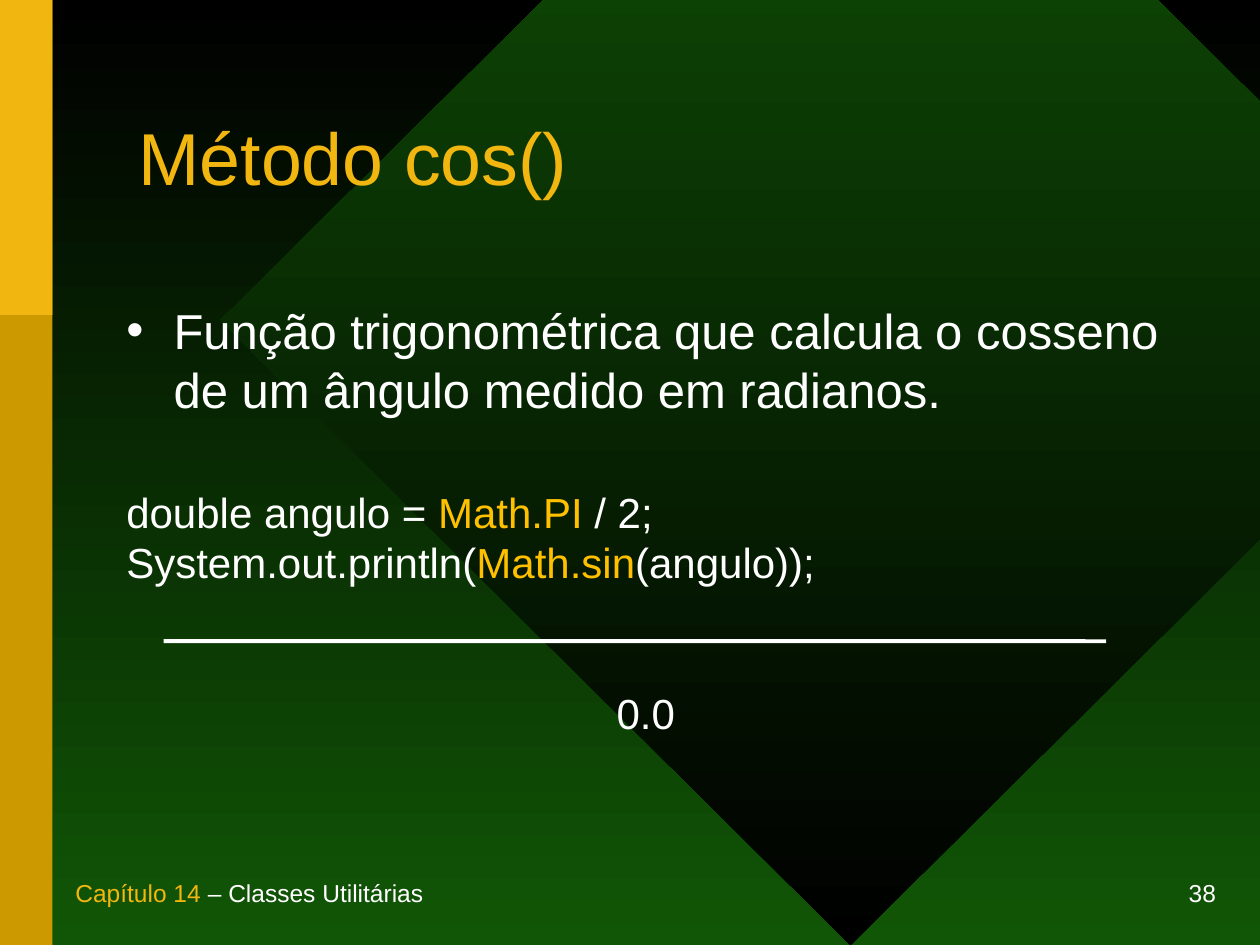
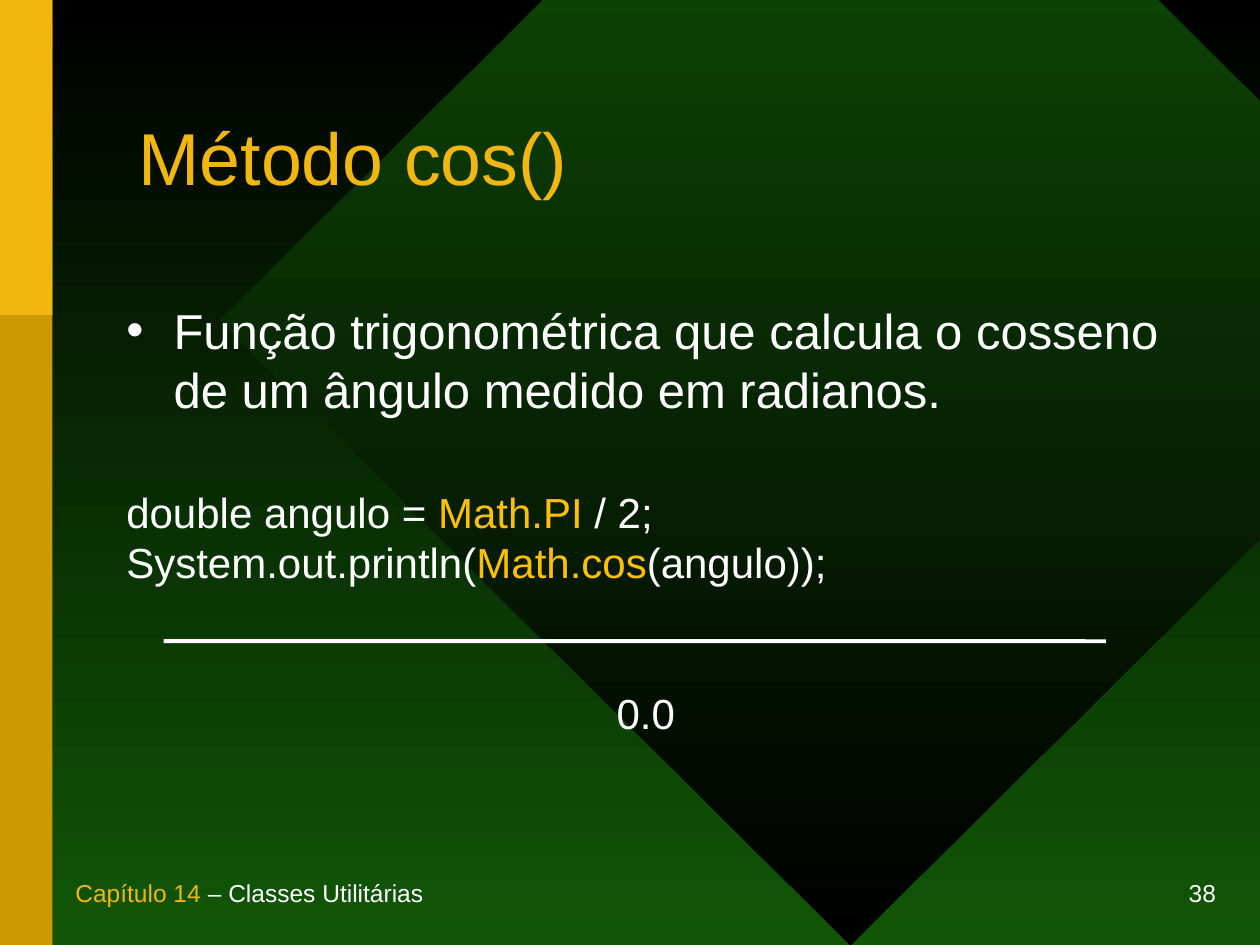
Before and after one commit to duchesqui/slzvieira-training, a slide deck: slide 38 of branches/extended/1-Java-Programmer-Modulo-I/14.Capitulo14.ppt. Drawn at 1260x945 pixels with LibreOffice and Linux fonts; fonts in the diff are those of the drawing. Boxes give left, top, right and bottom in pixels: in the first picture for what was removed or moved away, otherwise in the second. Text is boxed around its words. In the diff, an @@ line names an element or a change of style, - is before the commit and + after.

```diff
--- a/branches/extended/1-Java-Programmer-Modulo-I/14.Capitulo14.ppt
+++ b/branches/extended/1-Java-Programmer-Modulo-I/14.Capitulo14.ppt
@@ text at [126, 547, 826, 586]: text changed @@
-System.out.println(Math.sin(angulo));
+System.out.println(Math.cos(angulo));
```
Also in this commit, not shown: 2 other slides changed, 22 other files.
